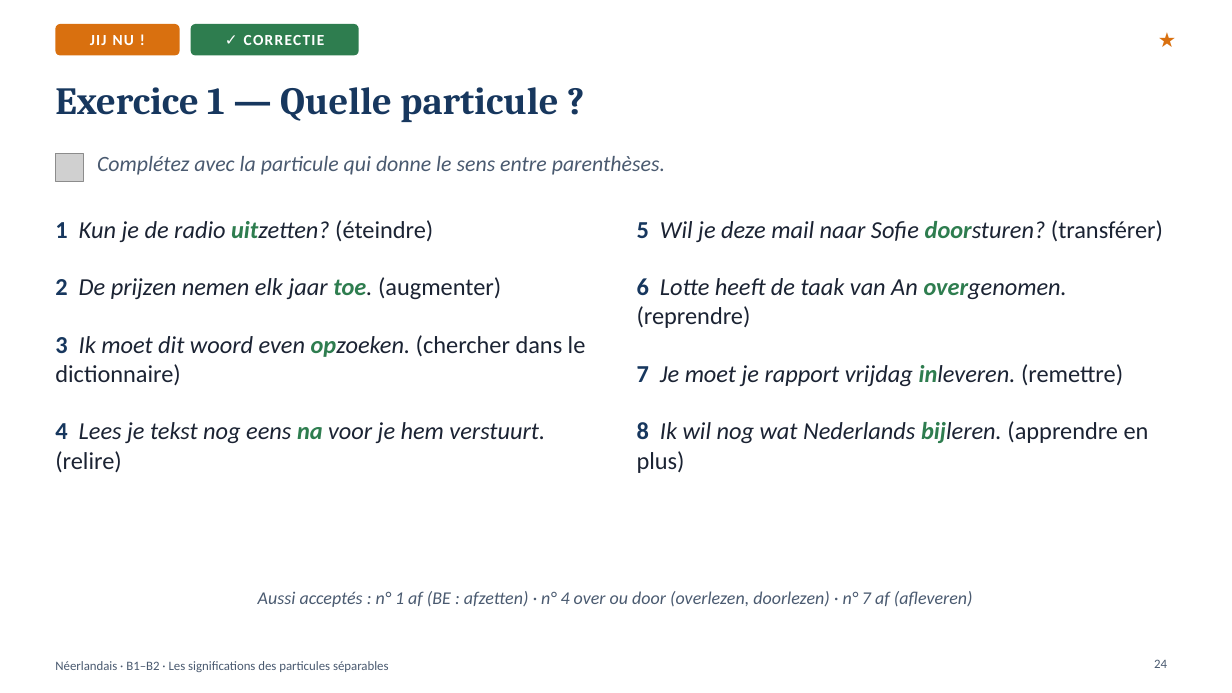
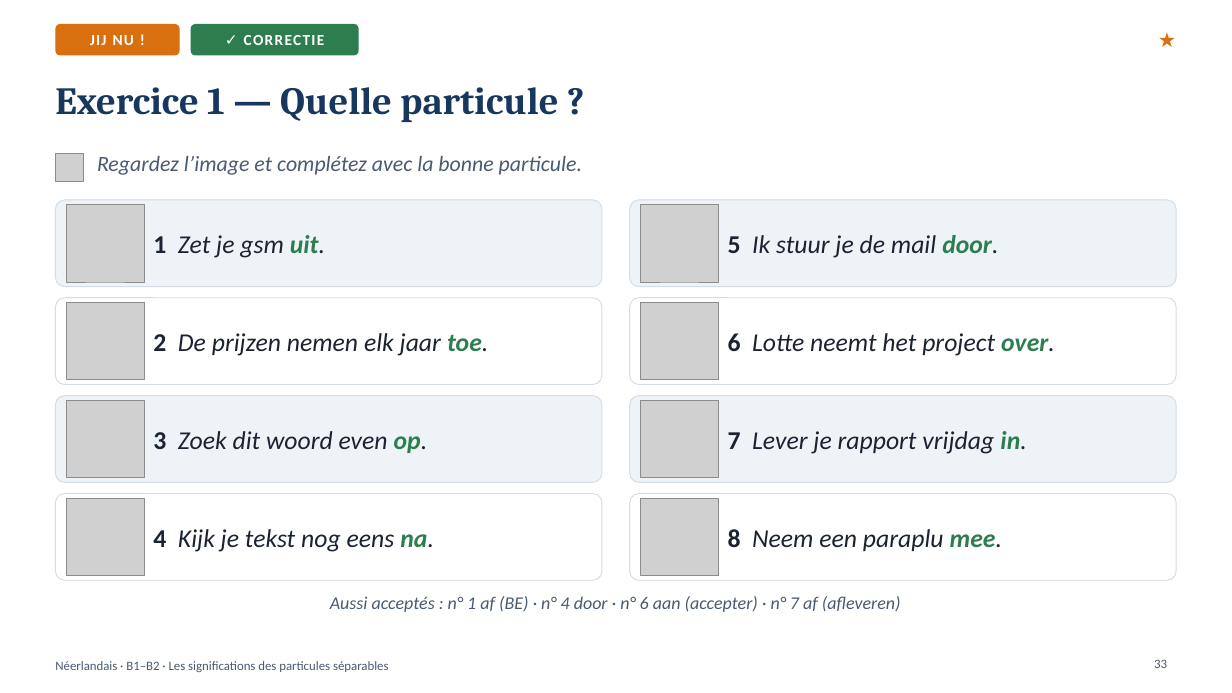
Before and after one commit to ajouniaux/talenleren, a slide deck: slide 33 of neerlandais1/powerpoints/Partikels_Les_particules_separables.pptx (slide 24 before the commit). Drawn at 1232x693 pixels with LibreOffice and Linux fonts; fonts in the diff are those of the drawing; grey boxes stand for pictures. Boxes give left, top, right and bottom in pixels: in the first picture for what was removed or moved away, otherwise in the second. Text is boxed around its words. In the diff, an @@ line names an element or a change of style, - is before the commit and + after.

```diff
--- a/neerlandais1/powerpoints/Partikels_Les_particules_separables.pptx
+++ b/neerlandais1/powerpoints/Partikels_Les_particules_separables.pptx
@@ text at (x1=97, y1=156, x2=582, y2=175): text changed @@
-Complétez avec la particule qui donne le sens entre parenthèses.
+Regardez l’image et complétez avec la bonne particule.
@@ rounded rectangle added at (x1=55, y1=200, x2=603, y2=287), fill #EEF3F8, outline #D5DCE6 0.75 pt @@
@@ picture added at (x1=67, y1=204, x2=144, y2=282) @@
@@ rounded rectangle added at (x1=630, y1=200, x2=1177, y2=287), fill #EEF3F8, outline #D5DCE6 0.75 pt @@
@@ picture added at (x1=640, y1=204, x2=718, y2=282) @@
@@ text removed at (x1=55, y1=220, x2=586, y2=472) @@
-1 Kun je de radio uitzetten? (éteindre)
-2 De prijzen nemen elk jaar toe. (augmenter)
-3 Ik moet dit woord even opzoeken. (chercher dans le dictionnaire)
-4 Lees je tekst nog eens na voor je hem verstuurt. (relire)
@@ text added at (x1=153, y1=235, x2=325, y2=258), 20 pt, text #1B2333, italic @@
+1 Zet je gsm uit.
@@ text removed at (x1=637, y1=220, x2=1163, y2=473) @@
-5 Wil je deze mail naar Sofie doorsturen? (transférer)
-6 Lotte heeft de taak van An overgenomen. (reprendre)
-7 Je moet je rapport vrijdag inleveren. (remettre)
-8 Ik wil nog wat Nederlands bijleren. (apprendre en plus)
@@ text added at (x1=728, y1=235, x2=998, y2=258), 20 pt, text #1B2333, italic @@
+5 Ik stuur je de mail door.
@@ rounded rectangle added at (x1=55, y1=298, x2=603, y2=384), fill #FFFFFF, outline #D5DCE6 0.75 pt @@
@@ rounded rectangle added at (x1=630, y1=298, x2=1177, y2=384), fill #FFFFFF, outline #D5DCE6 0.75 pt @@
@@ picture added at (x1=67, y1=302, x2=144, y2=380) @@
@@ picture added at (x1=640, y1=302, x2=718, y2=380) @@
@@ text added at (x1=153, y1=333, x2=488, y2=356), 20 pt, text #1B2333, italic @@
+2 De prijzen nemen elk jaar toe.
@@ text added at (x1=728, y1=333, x2=1055, y2=356), 20 pt, text #1B2333, italic @@
+6 Lotte neemt het project over.
@@ rounded rectangle added at (x1=55, y1=396, x2=603, y2=482), fill #EEF3F8, outline #D5DCE6 0.75 pt @@
@@ picture added at (x1=67, y1=400, x2=144, y2=478) @@
@@ rounded rectangle added at (x1=630, y1=396, x2=1177, y2=482), fill #EEF3F8, outline #D5DCE6 0.75 pt @@
@@ picture added at (x1=640, y1=400, x2=718, y2=478) @@
@@ text added at (x1=153, y1=431, x2=428, y2=453), 20 pt, text #1B2333, italic @@
+3 Zoek dit woord even op.
@@ text added at (x1=728, y1=431, x2=1026, y2=454), 20 pt, text #1B2333, italic @@
+7 Lever je rapport vrijdag in.
@@ rounded rectangle added at (x1=55, y1=494, x2=603, y2=580), fill #FFFFFF, outline #D5DCE6 0.75 pt @@
@@ picture added at (x1=67, y1=498, x2=144, y2=576) @@
@@ rounded rectangle added at (x1=630, y1=494, x2=1177, y2=580), fill #FFFFFF, outline #D5DCE6 0.75 pt @@
@@ picture added at (x1=640, y1=498, x2=718, y2=576) @@
@@ text added at (x1=153, y1=529, x2=434, y2=552), 20 pt, text #1B2333, italic @@
+4 Kijk je tekst nog eens na.
@@ text added at (x1=728, y1=529, x2=1002, y2=551), 20 pt, text #1B2333, italic @@
+8 Neem een paraplu mee.
@@ text at (x1=330, y1=596, x2=901, y2=612): text changed @@
-Aussi acceptés : n° 1 af (BE : afzetten) · n° 4 over ou door (overlezen, doorlezen) · n° 7 af (afleveren)
+Aussi acceptés : n° 1 af (BE) · n° 4 door · n° 6 aan (accepter) · n° 7 af (afleveren)
@@ page number at (x1=1154, y1=659, x2=1167, y2=668): text changed @@
-24
+33
```
Also in this commit, not shown: 10 other slides changed, 29 slides added, 20 slides removed, 36 other files.
